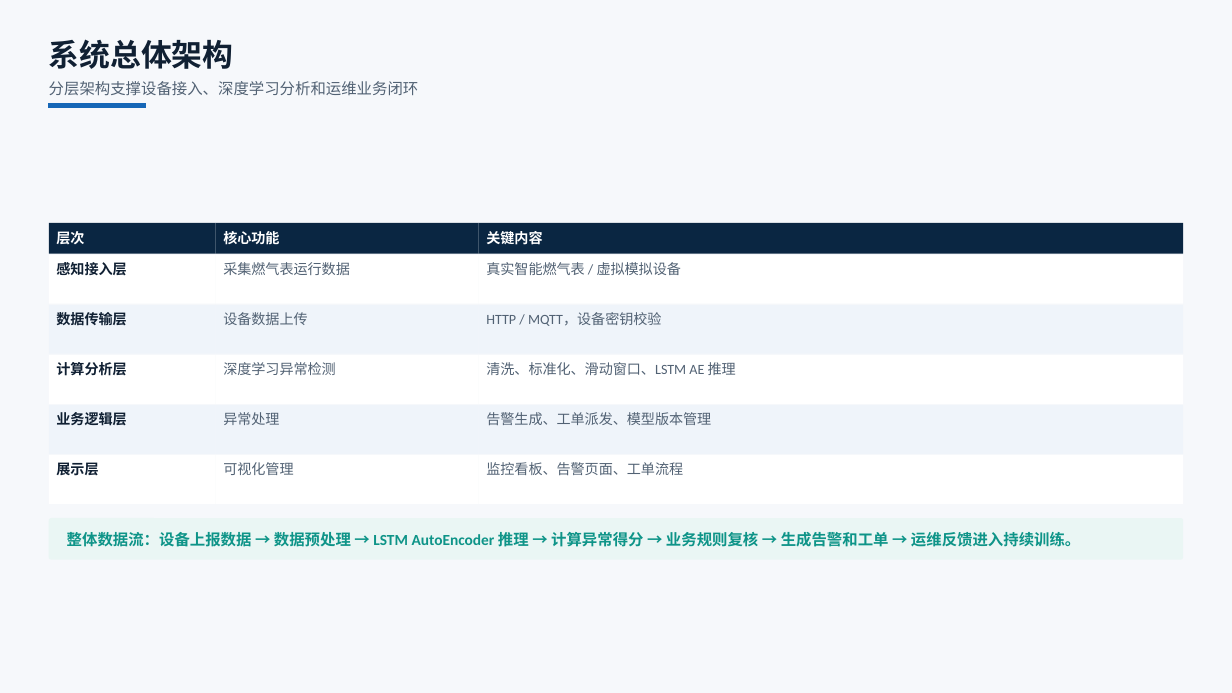
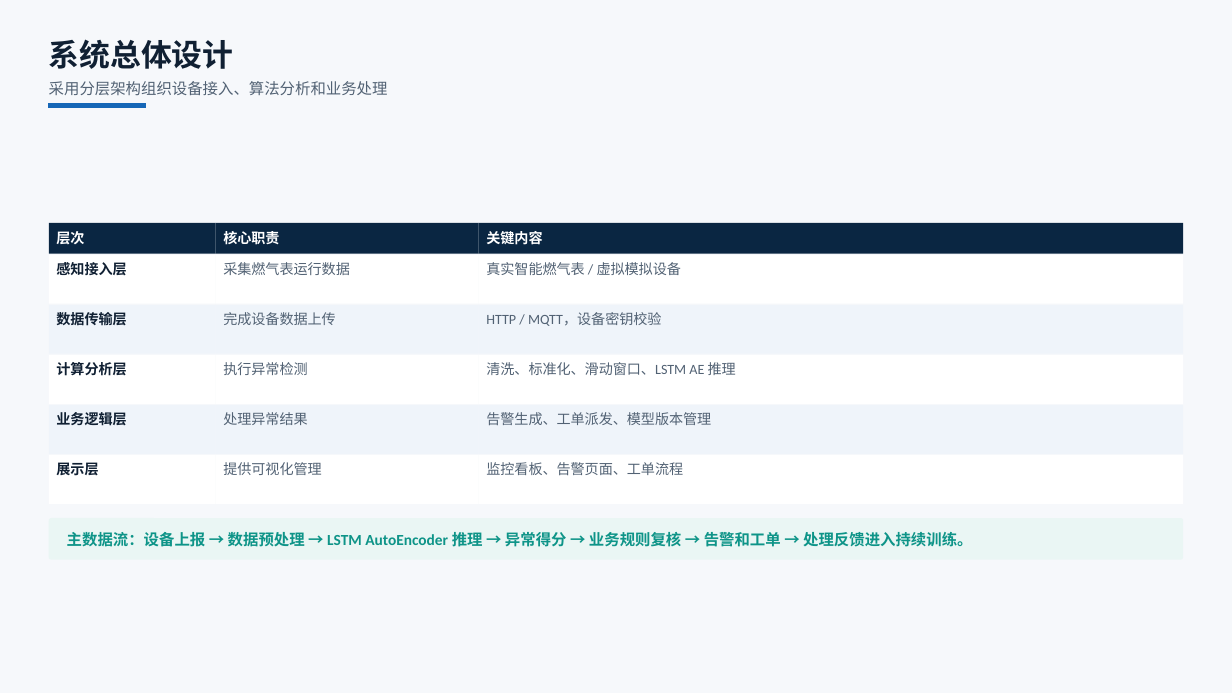
Before and after one commit to solisW/my_thesis_system, a slide deck: slide 5 of docs/2022005052-王晨阳-毕业答辩PPT codex版本.pptx. Drawn at 1232x693 pixels with LibreOffice and Linux fonts; fonts in the diff are those of the drawing. Boxes give left, top, right and bottom in pixels: in the first picture for what was removed or moved away, otherwise in the second. Text is boxed around its words. In the diff, an @@ line names an element or a change of style, - is before the commit and + after.

```diff
--- a/docs/2022005052-王晨阳-毕业答辩PPT codex版本.pptx
+++ b/docs/2022005052-王晨阳-毕业答辩PPT codex版本.pptx
@@ text at bbox=[49, 39, 234, 69]: text changed @@
-系统总体架构
+系统总体设计
@@ text at bbox=[49, 81, 388, 95]: text changed @@
-分层架构支撑设备接入、深度学习分析和运维业务闭环
+采用分层架构组织设备接入、算法分析和业务处理
@@ text at bbox=[223, 231, 279, 245]: text changed @@
-核心功能
+核心职责
@@ text at bbox=[223, 312, 336, 325]: text changed @@
-设备数据上传
+完成设备数据上传
@@ text at bbox=[223, 362, 307, 375]: text changed @@
-深度学习异常检测
+执行异常检测
@@ text at bbox=[223, 412, 307, 425]: text changed @@
-异常处理
+处理异常结果
@@ text at bbox=[223, 462, 321, 475]: text changed @@
-可视化管理
+提供可视化管理
@@ text at bbox=[67, 530, 972, 550]: text changed @@
-整体数据流：设备上报数据 → 数据预处理 → LSTM AutoEncoder 推理 → 计算异常得分 → 业务规则复核 → 生成告警和工单 → 运维反馈进入持续训练。
+主数据流：设备上报 → 数据预处理 → LSTM AutoEncoder 推理 → 异常得分 → 业务规则复核 → 告警和工单 → 处理反馈进入持续训练。
```
Also in this commit, not shown: 17 other slides changed, 50 other files.
